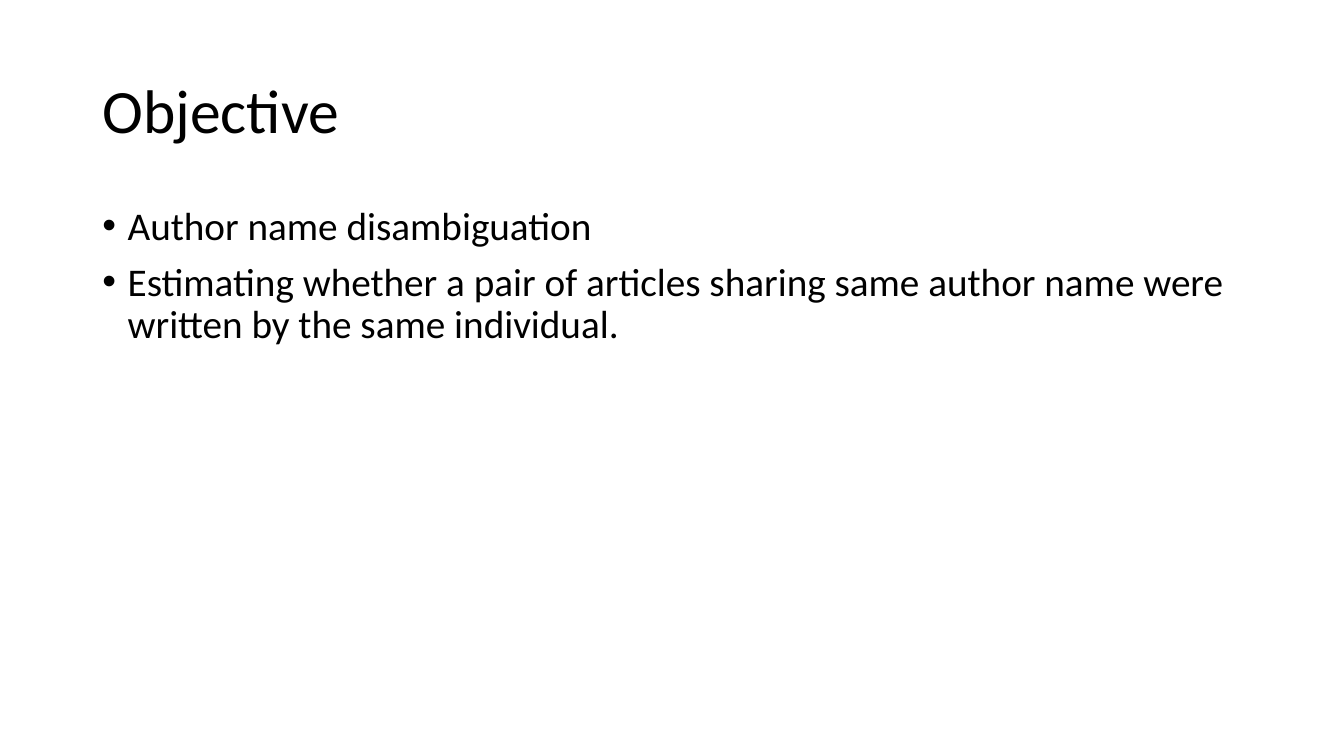
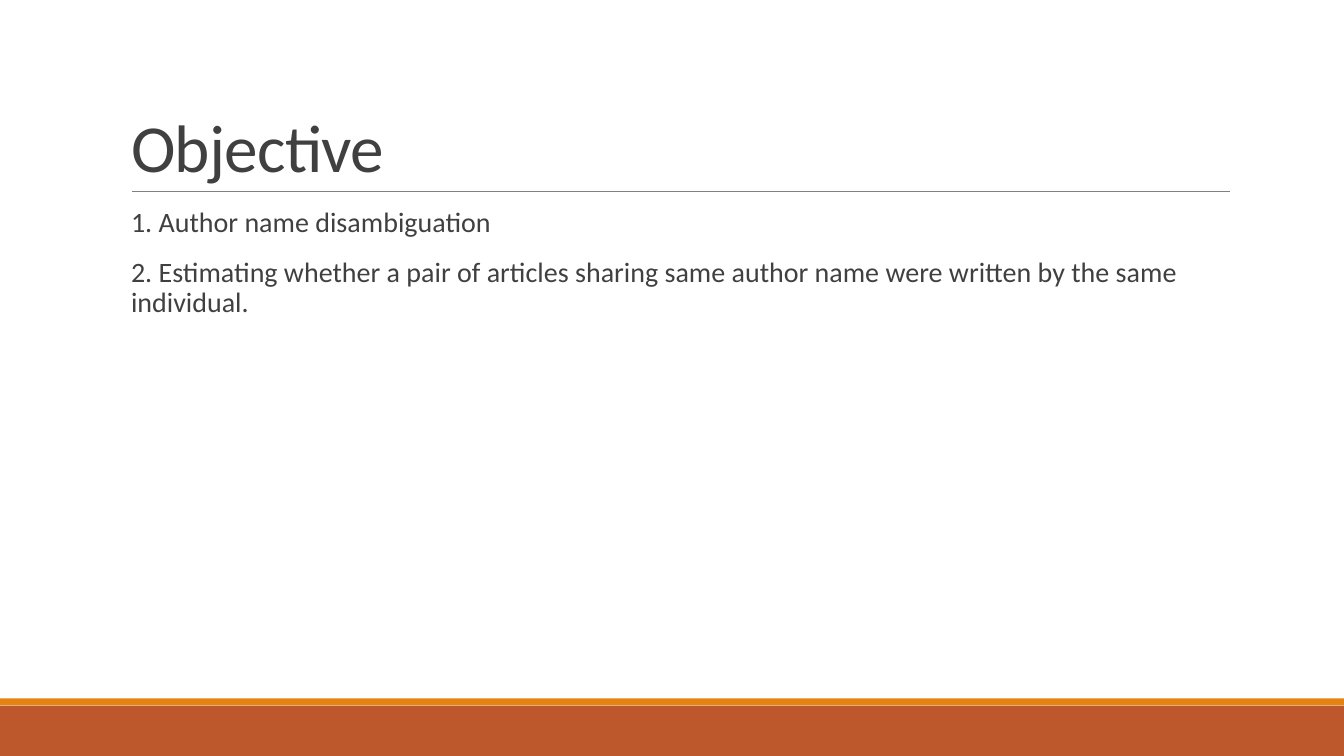
Before and after one commit to SternerLab/Authority, a slide deck: slide 3 of r_table/slides/Authority look up table.pptx (slide 2 before the commit). Drawn at 1344x756 pixels with LibreOffice and Linux fonts; fonts in the diff are those of the drawing. Boxes give left, top, right and bottom in pixels: in the first picture for what was removed or moved away, otherwise in the second. Text is boxed around its words. In the diff, an @@ line names an element or a change of style, - is before the commit and + after.

```diff
--- a/r_table/slides/Authority look up table.pptx
+++ b/r_table/slides/Authority look up table.pptx
@@ title "Objective": place and size @@
-title "Objective" at bbox=[102, 90, 339, 144]
+title "Objective" at bbox=[131, 125, 384, 184]
@@ title "Objective" at bbox=[131, 125, 384, 184]: size 44 to 48 pt, text colour #000000 to #404040, letter spacing 0 to -0.5 pt; line spacing 0.9 to 0.85; vertical alignment middle to bottom @@
@@ line added from (132, 192) to (1231, 192), #808080 0.5 pt @@
@@ text at bbox=[131, 212, 1177, 312]: text changed; size 28 to 20 pt; text colour #000000 to #404040 @@
-• Author name disambiguation
-• Estimating whether a pair of articles sharing same author name were written by the same individual.
+  1. Author name disambiguation
+  2. Estimating whether a pair of articles sharing same author name were written by the same individual.
@@ rectangle added at bbox=[0, 706, 1344, 756], fill #BD582C @@
@@ rectangle added at bbox=[0, 699, 1344, 706], fill #E48312 @@
```
Also in this commit, not shown: 3 other slides changed, 16 slides added, 5 slides removed.
